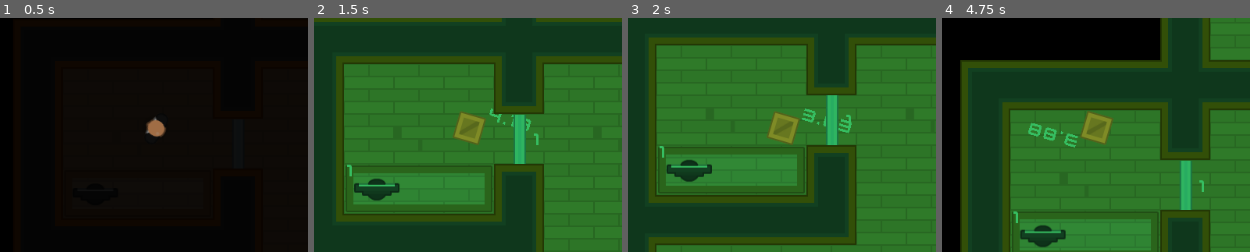
Above: before the commit, frames 1-4 (left to right).
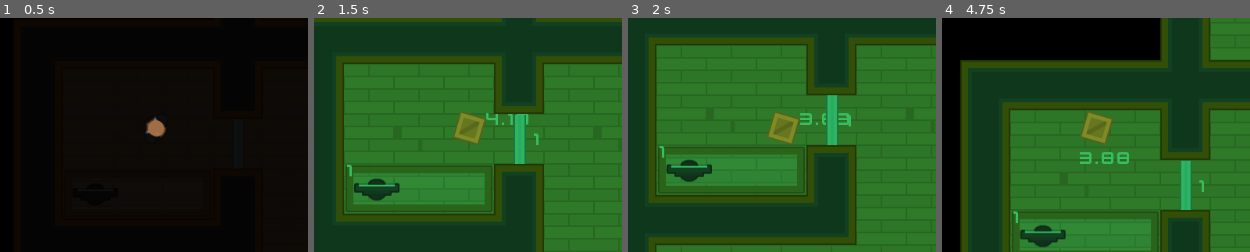
Above: after the commit, the same moments.

Repository: alexandrepeluchi/godot-udemy
Game: Godot game, scene res://Levels/Level1.tscn
Same seed, same stepped clock (60 frames per second), same inputs: the game is played once before the commit and once after it.
Inputs (mouse positions are % of the whole screen's width and height, from its top left):
- Up to frame 1 (0.5 s): no input
- Up to frame 2 (1.5 s): tap Enter at 0.5 s; move the mouse to (73, 32) at 0.52 s; hold D (move_right) 0.53-1.28 s; tap E (toggle_disguise) at 0.6 s; click (73, 32) at 0.67 s; move the mouse to (44, 53) at 1.27 s; hold S (move_down) from 1.28 s (still down); tap Space (toggle_vision_mode) at 1.35 s; click (44, 53) at 1.42 s
- Up to frame 3 (2 s): keep holding S (move_down)
- Up to frame 4 (4.75 s): move the mouse to (20, 53) at 2.02 s; release S (move_down) at 2.03 s; hold D (move_right) 2.03-2.78 s; tap E (toggle_disguise) at 2.1, 3.6 s; click (20, 53) at 2.17 s; tap Space (toggle_vision_mode) at 2.75, 2.85, 4.35 s; move the mouse to (29, 70) at 2.77 s; hold W (move_up) 2.78-3.53 s; click (29, 70) at 2.92 s; move the mouse to (74, 65) at 3.52 s; hold A (move_left) from 3.53 s (still down); move the mouse to (outside the picture) at 4.27 s
The pictures show only the part of the screen within x 10-60%, y 26-76%; the shares and areas given below are measured in that part.

Frame 1 is identical in both runs. In frame 2, 0.3% of the frame differs, in the area x 55-71%, y 38-49%; in frame 3, 0.5%; in frame 4, 0.9%, in the area x 27-61%, y 44-63%.
Error in both runs: Invalid get index '0' (on base: 'Array'). (res://Characters/NPCs/Guard.gd:26)

Commit message:
Impedindo a rotação do label com o timer

Diff:
--- a/Heist Meisters/Characters/Player.gd
+++ b/Heist Meisters/Characters/Player.gd
@@ -26,6 +26,7 @@
 
 	if disguised:
 		$DisguiseLabel.text = str($Timer.time_left).pad_decimals(2)
+		$DisguiseLabel.rect_rotation = -rotation_degrees
 
 func update_movement() -> void:
 	look_at(get_global_mouse_position())
--- a/Heist Meisters/Characters/Player.tscn
+++ b/Heist Meisters/Characters/Player.tscn
@@ -17,10 +17,10 @@
 one_shot = true
 
 [node name="DisguiseLabel" type="Label" parent="." index="5"]
-margin_left = 19.8437
-margin_top = -37.7976
-margin_right = 87.8437
-margin_bottom = -10.7976
+margin_left = 14.192
+margin_top = -30.194
+margin_right = 82.192
+margin_bottom = -3.19395
 theme = ExtResource( 4 )
 text = "0.00"
 __meta__ = {
